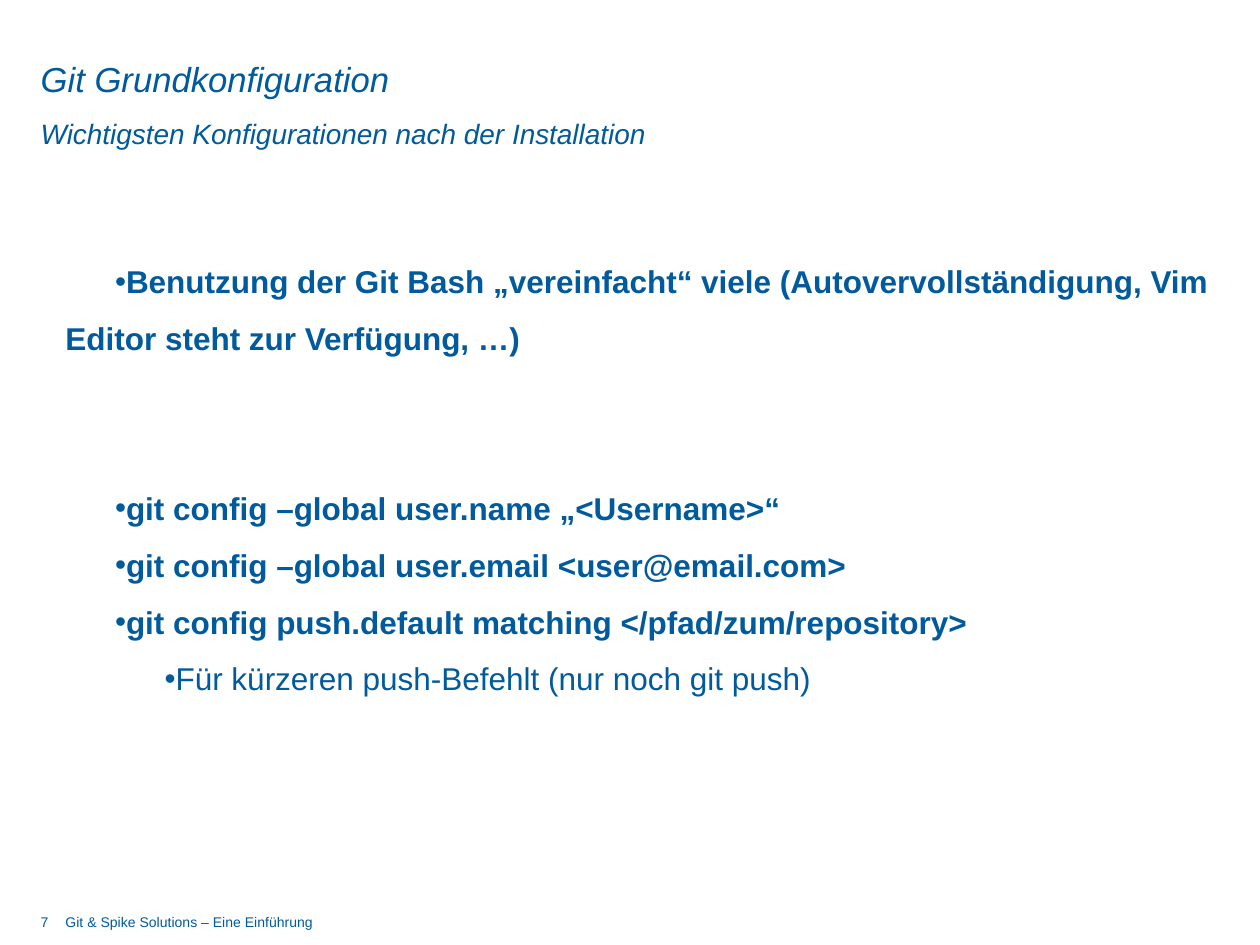
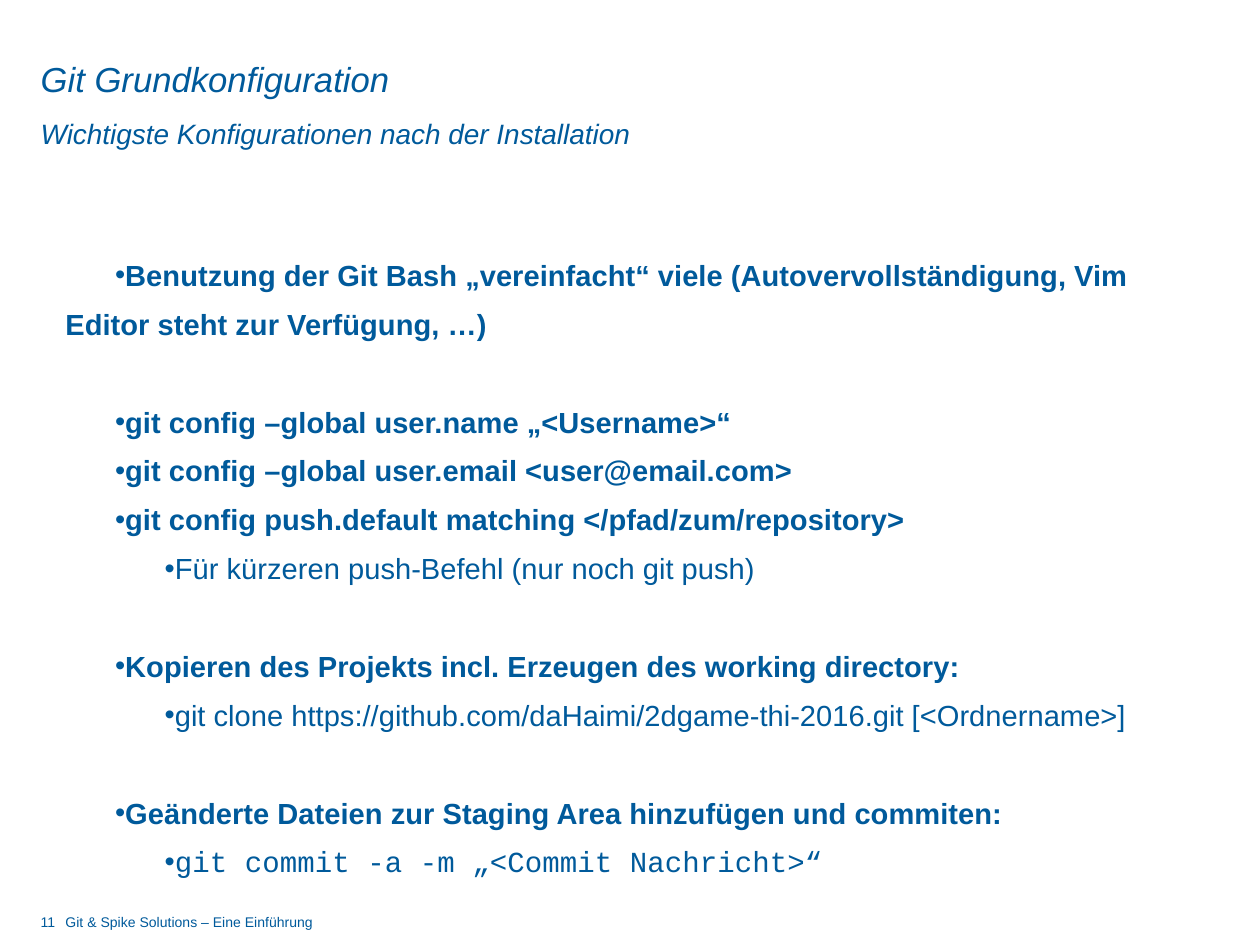
Before and after one commit to dot5343/TestRep, a slide deck: slide 11 of git_vortrag.pptx (slide 7 before the commit). Drawn at 1260x945 pixels with LibreOffice and Linux fonts; fonts in the diff are those of the drawing; background and template pictures are left out. Boxes give left, top, right and bottom in pixels: in the first picture for what was removed or moved away, otherwise in the second. Text is boxed around its words. In the diff, an @@ line names an element or a change of style, - is before the commit and + after.

Commit message:
Agenda hinzugefügt; Git Grundkonfiguration mit Getting starded zusammengefasst; Spike Solutions zusammengefasst; Diverse Vormulierungsänderungen;

```diff
--- a/git_vortrag.pptx
+++ b/git_vortrag.pptx
@@ subtitle at (41, 123, 629, 149): text changed @@
-Wichtigsten Konfigurationen nach der Installation
+Wichtigste Konfigurationen nach der Installation
@@ text at (65, 265, 1127, 536): size 18 to 16.6 pt in "Benutzung der Git Bash „vereinfacht“ viele (Autovervollständ ...", "git config –global user.name „<Username>“", "git config –global user.email <user@email.com>", "git config push.default matching </pfad/zum/repository>"; line spacing 1.5 to 1.4 @@
@@ text at (125, 558, 1126, 878): text changed; size 18 to 16.6 pt @@
-  • Für kürzeren push-Befehlt (nur noch git push)
+  • Für kürzeren push-Befehl (nur noch git push)
+• Kopieren des Projekts incl. Erzeugen des working directory:
+  • git clone https://github.com/daHaimi/2dgame-thi-2016.git [<Ordnername>]
+• Geänderte Dateien zur Staging Area hinzufügen und commiten:
+  • git commit -a -m „<Commit Nachricht>“
@@ page number at (41, 917, 56, 927): text changed @@
-7
+11
```
Also in this commit, not shown: 8 other slides changed, 1 slide added, 1 slide removed.
